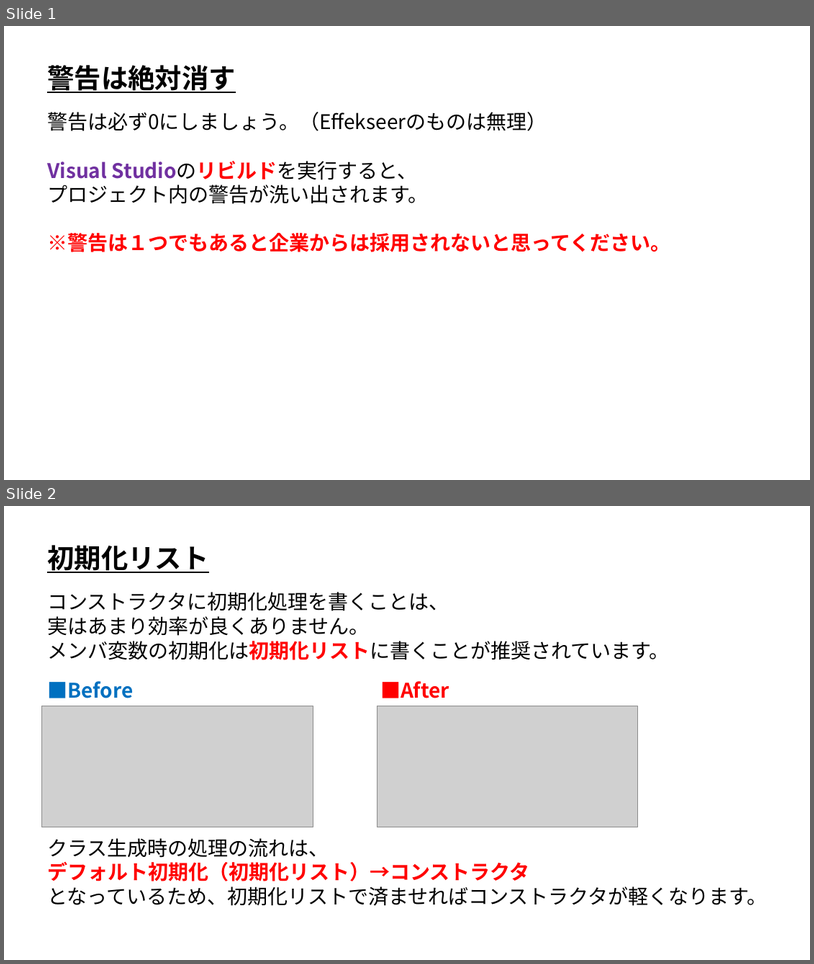
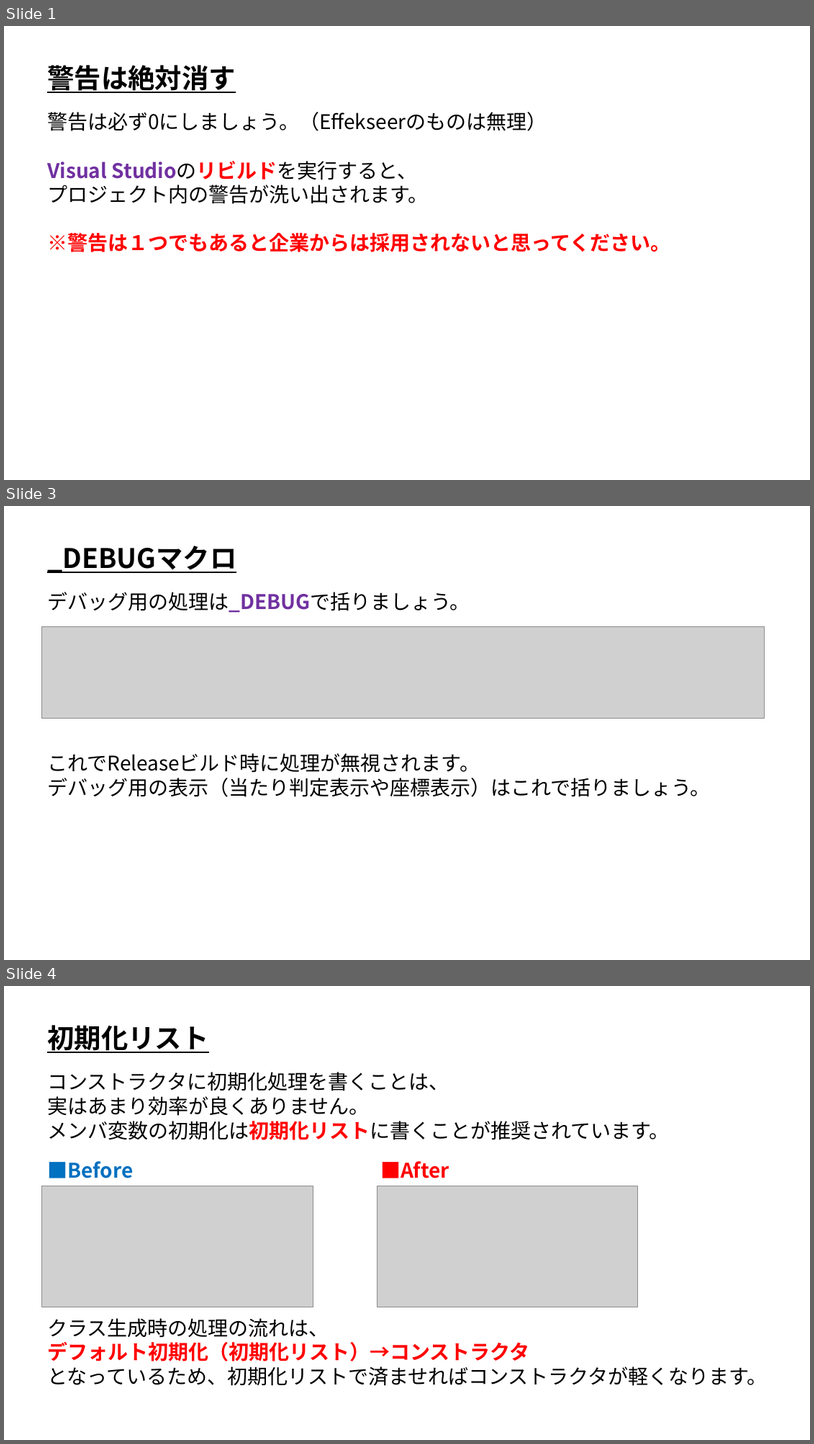
Before and after one commit to ArakiYusuke-Ohara/Textbook, a slide deck: ゲーム科2年/01_後期/キャリアデザインⅢ/コードの質を上げる.pptx. Shown one above the other, each under a label of ours: slides 1 and 2 before the commit, slides 1, 3 and 4 after it; the slides between them are not shown. The pictures are 814x964 and 814x1444 pixels, drawn with LibreOffice and Linux fonts; fonts in the diff are those of the drawing; grey boxes stand for pictures. Boxes give left, top, right and bottom in pixels: in the first picture for what was removed or moved away, otherwise in the second. Text is boxed around its words. In the diff, an @@ line names an element or a change of style, - is before the commit and + after.

```diff
--- a/ゲーム科2年/01_後期/キャリアデザインⅢ/コードの質を上げる.pptx
+++ b/ゲーム科2年/01_後期/キャリアデザインⅢ/コードの質を上げる.pptx
@@ slide 3 added at (4, 506, 810, 960), background #FFFFFF @@
@@ text added at (47, 546, 237, 573), 32 pt, text #000000, bold, underline @@
+_DEBUGマクロ
@@ text added at (47, 592, 470, 613), 24 pt, text #000000 @@
+デバッグ用の処理は_DEBUGで括りましょう。
@@ picture added at (41, 626, 765, 718) @@
@@ text added at (47, 753, 711, 797), 24 pt, text #000000 @@
+これでReleaseビルド時に処理が無視されます。
+デバッグ用の表示（当たり判定表示や座標表示）はこれで括りましょう。
@@ what was slide 2 is now slide 4 @@
```
Also in this commit, not shown: 1 other slide added.
